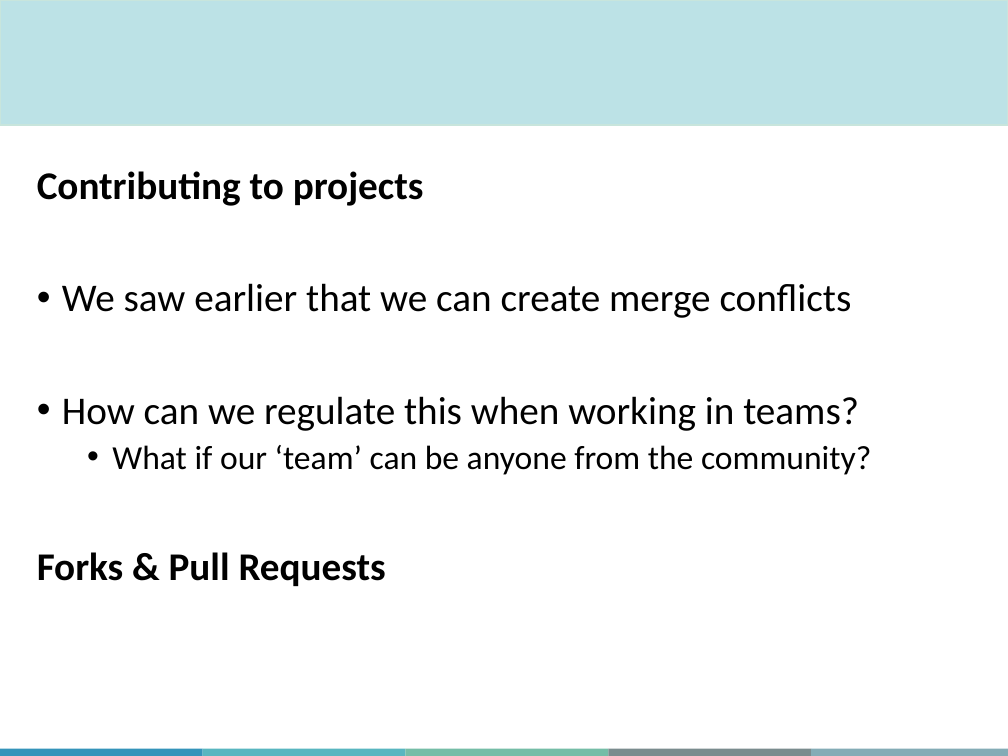
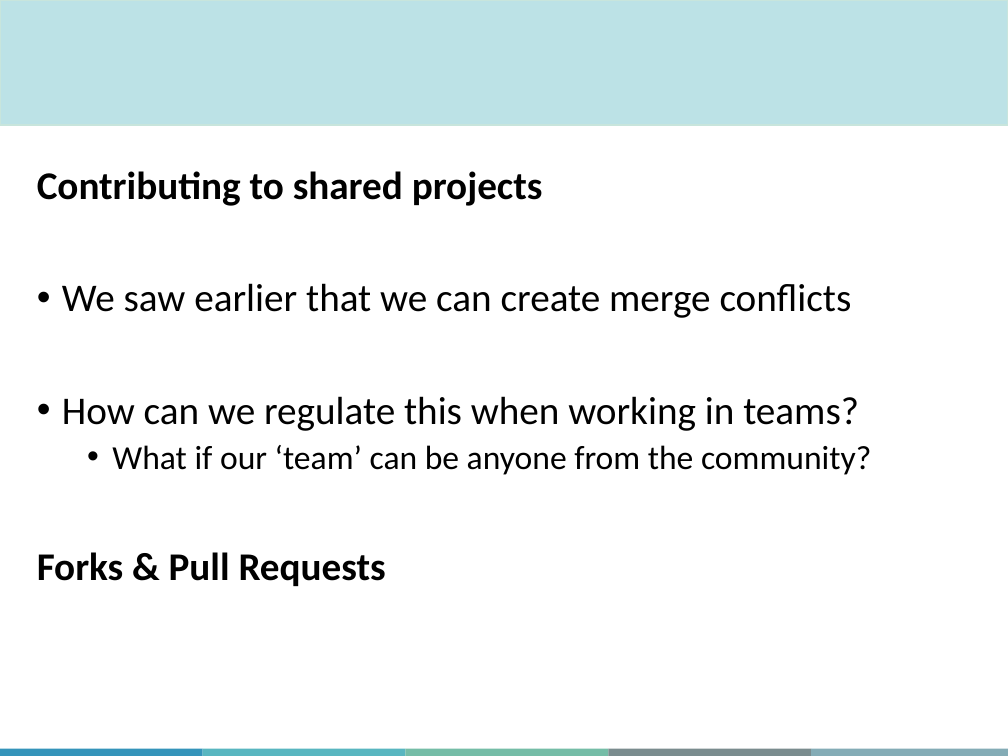
Before and after one commit to JudahZammit/IntroToGitHub, a slide deck: slide 62 of Slides/MiCM_GitHub_Workshop_sept_2026.pptx (slide 61 before the commit). Drawn at 1008x756 pixels with LibreOffice and Linux fonts; fonts in the diff are those of the drawing; background and template pictures are left out. Boxes give left, top, right and bottom in pixels: in the first picture for what was removed or moved away, otherwise in the second. Text is boxed around its words. In the diff, an @@ line names an element or a change of style, - is before the commit and + after.

```diff
--- a/Slides/MiCM_GitHub_Workshop_sept_2026.pptx
+++ b/Slides/MiCM_GitHub_Workshop_sept_2026.pptx
@@ text at bbox=[37, 171, 543, 206]: text changed @@
-Contributing to projects
+Contributing to shared projects
```
Also in this commit, not shown: 6 other slides changed, 1 slide added, 1 other file.
